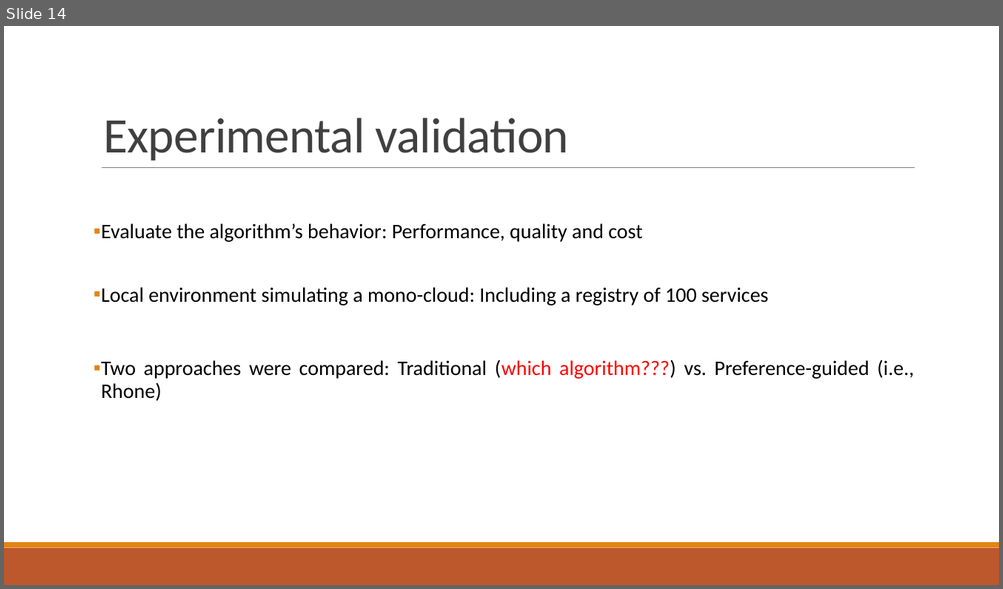
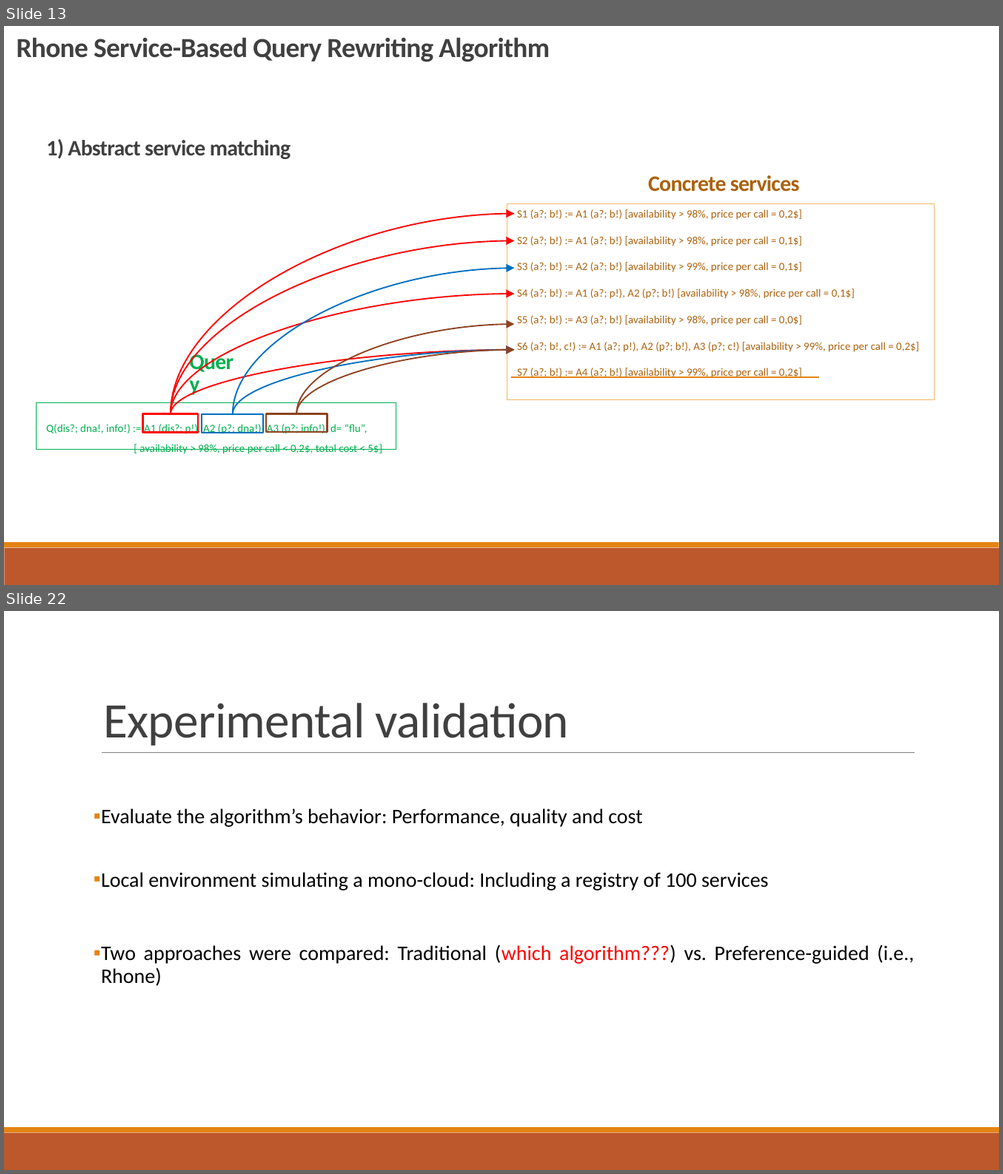
Before and after one commit to danielboni/DanielCarvalho-PhD, a slide deck: Presentations/ADBIS 2016/ADBIS-2016-Presentation.pptx. Shown one above the other, each under a label of ours: slide 14 before the commit, slides 13 and 22 after it; the slides between them are not shown. The pictures are 1003x589 and 1003x1174 pixels, drawn with LibreOffice and Linux fonts; fonts in the diff are those of the drawing. Boxes give left, top, right and bottom in pixels: in the first picture for what was removed or moved away, otherwise in the second. Text is boxed around its words. In the diff, an @@ line names an element or a change of style, - is before the commit and + after.

```diff
--- a/Presentations/ADBIS 2016/ADBIS-2016-Presentation.pptx
+++ b/Presentations/ADBIS 2016/ADBIS-2016-Presentation.pptx
@@ slide 13 added at (x1=4, y1=26, x2=999, y2=585), background #FFFFFF; not listed: 2 template elements that a slide beside it also shows @@
@@ text added at (x1=17, y1=37, x2=549, y2=62), 20 pt, text #404040, bold @@
+Rhone Service-Based Query Rewriting Algorithm
@@ text added at (x1=46, y1=139, x2=291, y2=159), 16 pt, text #404040, bold @@
+1) Abstract service matching
@@ text added at (x1=648, y1=175, x2=800, y2=192), 16 pt, text #AB620D, bold @@
+Concrete services
@@ curved arrow added from (170, 414) to (514, 214), #FF0000 1 pt @@
@@ rectangle added at (x1=507, y1=204, x2=934, y2=400), outline #F3B56C 0.75 pt, 8 pt, text #AB620D @@
+S1 (a?; b!) := A1 (a?; b!) [availability > 98%, price per call = 0,2$]
+S2 (a?; b!) := A1 (a?; b!) [availability > 98%, price per call = 0,1$]
+S3 (a?; b!) := A2 (a?; b!) [availability > 99%, price per call = 0,1$]
+S4 (a?; b!) := A1 (a?; p!), A2 (p?; b!) [availability > 98%, price per call = 0,1$]
+S5 (a?; b!) := A3 (a?; b!) [availability > 98%, price per call = 0,0$]
+S6 (a?; b!, c!) := A1 (a?; p!), A2 (p?; b!), A3 (p?; c!) [availability > 99%, price per call = 0,2$]
+S7 (a?; b!) := A4 (a?; b!) [availability > 99%, price per call = 0,2$]
@@ curved arrow added from (170, 414) to (514, 241), #FF0000 1 pt @@
@@ curved arrow added from (233, 415) to (514, 269), #0070C0 1 pt @@
@@ curved arrow added from (170, 414) to (514, 294), #FF0000 1 pt @@
@@ curved arrow added from (296, 414) to (514, 324), #8E4221 1 pt @@
@@ curved arrow added from (170, 414) to (514, 350), #FF0000 1 pt @@
@@ curved arrow added from (233, 415) to (514, 350), #0070C0 1 pt @@
@@ curved arrow added from (296, 414) to (514, 350), #8E4221 1 pt @@
@@ text added at (x1=179, y1=361, x2=253, y2=402), 16 pt, text #00B050, bold @@
+Query
@@ line added from (819, 378) to (510, 378), #E48312 1 pt @@
@@ rectangle added at (x1=37, y1=403, x2=396, y2=450), outline #00B050 0.75 pt, 8 pt, text #00B050 @@
+Q(dis?; dna!, info!) := A1 (dis?; p!), A2 (p?; dna!), A3 (p?; info!), d= “flu”,
+[ availability > 98%, price per call < 0,2$, total cost < 5$]
@@ rectangle added at (x1=143, y1=414, x2=199, y2=433), outline #FF0000 1.25 pt @@
@@ rectangle added at (x1=202, y1=415, x2=264, y2=434), outline #0070C0 1.25 pt @@
@@ rectangle added at (x1=265, y1=414, x2=327, y2=433), outline #8E4221 1.25 pt @@
@@ what was slide 14 is now slide 22 @@
```
Also in this commit, not shown: 11 slides changed, 7 other slides added.
